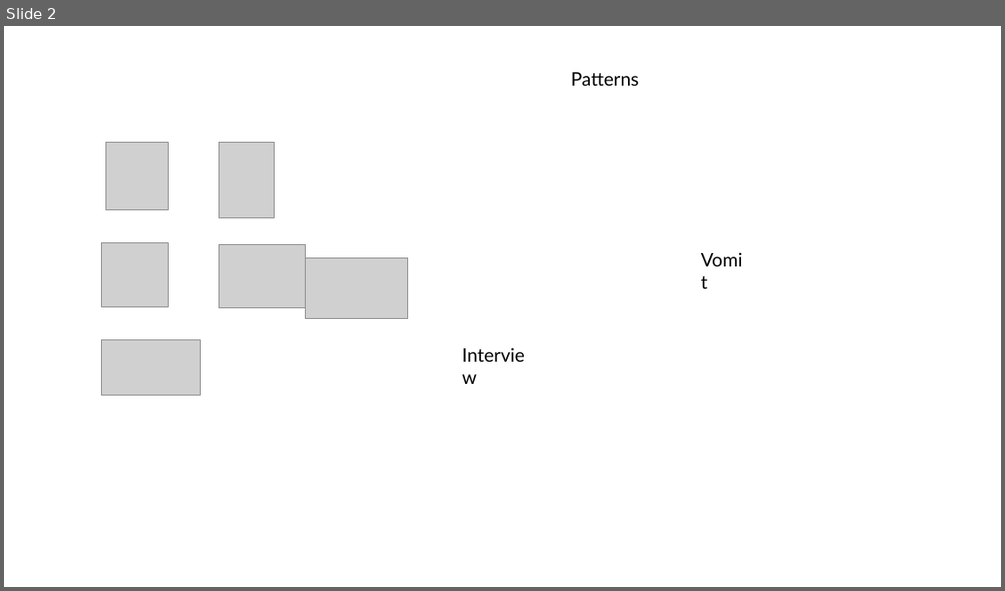
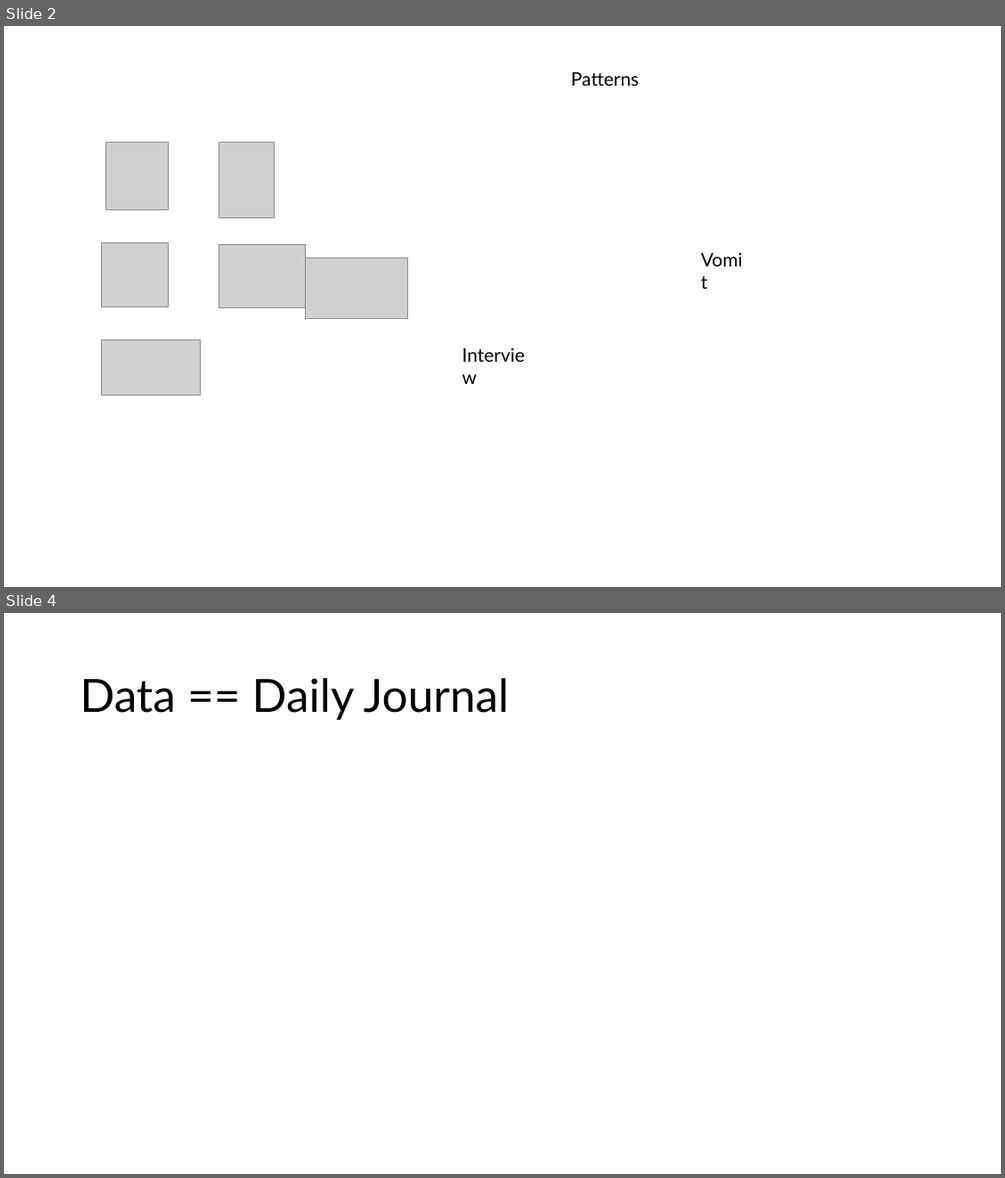
Before and after one commit to isidore/AIJournaling, a slide deck: Journaling.pptx. Shown one above the other, each under a label of ours: slide 2 before the commit, slides 2 and 4 after it; the slides between them are not shown. The pictures are 1005x591 and 1005x1178 pixels, drawn with LibreOffice and Linux fonts; fonts in the diff are those of the drawing; grey boxes stand for pictures. Boxes give left, top, right and bottom in pixels: in the first picture for what was removed or moved away, otherwise in the second. Text is boxed around its words. In the diff, an @@ line names an element or a change of style, - is before the commit and + after.

```diff
--- a/Journaling.pptx
+++ b/Journaling.pptx
@@ slide 4 added at (4, 613, 1001, 1174), background #FFFFFF @@
@@ title added at (80, 678, 509, 720), 44 pt, text #000000 @@
+Data == Daily Journal
```
Also in this commit, not shown: 5 other slides added, 3 other files.
